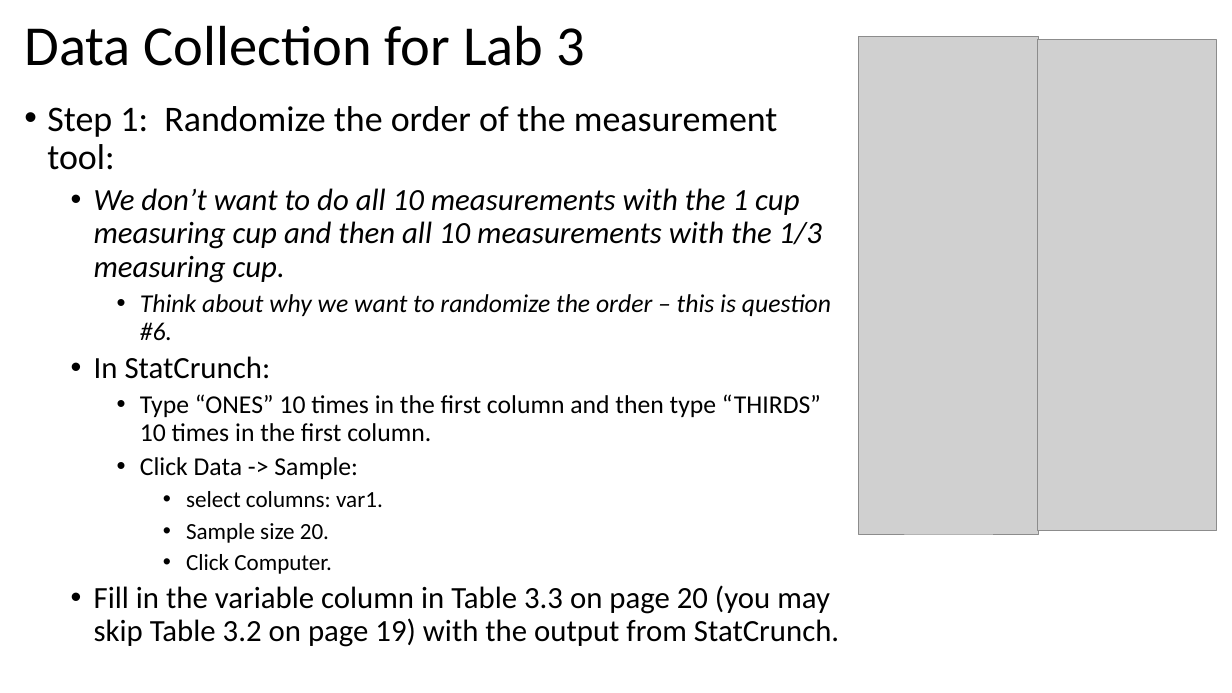
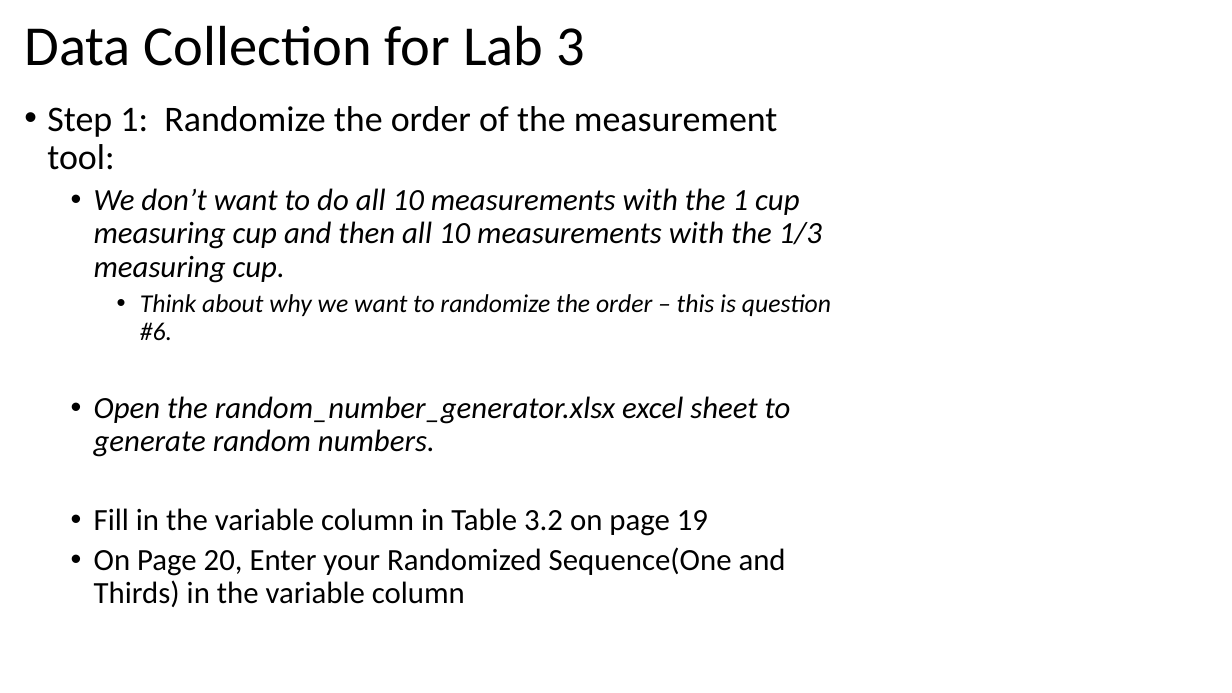
Before and after one commit to Shanlearning/Stat-201-teaching, a slide deck: slide 6 of Lab3/Lab 3.pptx. Drawn at 1232x693 pixels with LibreOffice and Linux fonts; fonts in the diff are those of the drawing; grey boxes stand for pictures. Boxes give left, top, right and bottom in pixels: in the first picture for what was removed or moved away, otherwise in the second. Text is boxed around its words. In the diff, an @@ line names an element or a change of style, - is before the commit and + after.

```diff
--- a/Lab3/Lab 3.pptx
+++ b/Lab3/Lab 3.pptx
@@ picture removed at bbox=[860, 36, 1040, 534] @@
@@ picture removed at bbox=[1038, 40, 1217, 531] @@
@@ text at bbox=[94, 396, 791, 607]: text changed @@
-  • In StatCrunch:
-    • Type “ONES” 10 times in the first column and then type “THIRDS” 10 times in the first column.
-    • Click Data -> Sample:
-      • select columns: var1.
-      • Sample size 20.
-      • Click Computer.
-  • Fill in the variable column in Table 3.3 on page 20 (you may skip Table 3.2 on page 19) with the output from StatCrunch.
+  • Open the random_number_generator.xlsx excel sheet to generate random numbers.
+  • Fill in the variable column in Table 3.2 on page 19
+  • On Page 20, Enter your Randomized Sequence(One and Thirds) in the variable column
```
Also in this commit, not shown: 2 other slides changed, 2 other files.
